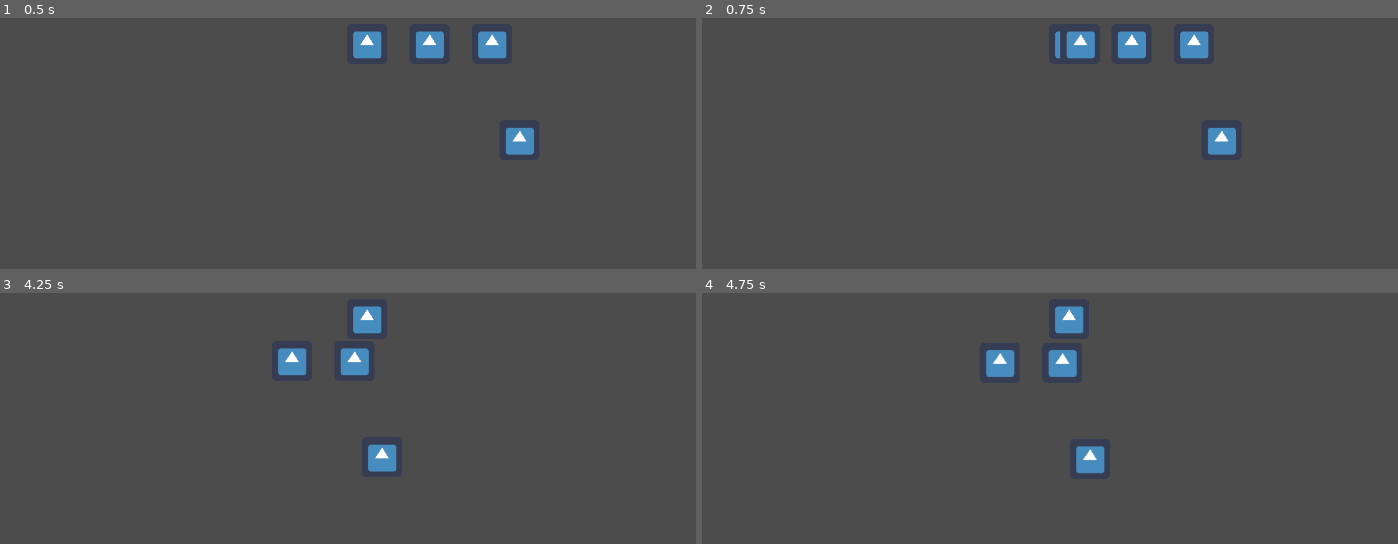
Above: before the commit, frames 1-4 (two rows, left to right).
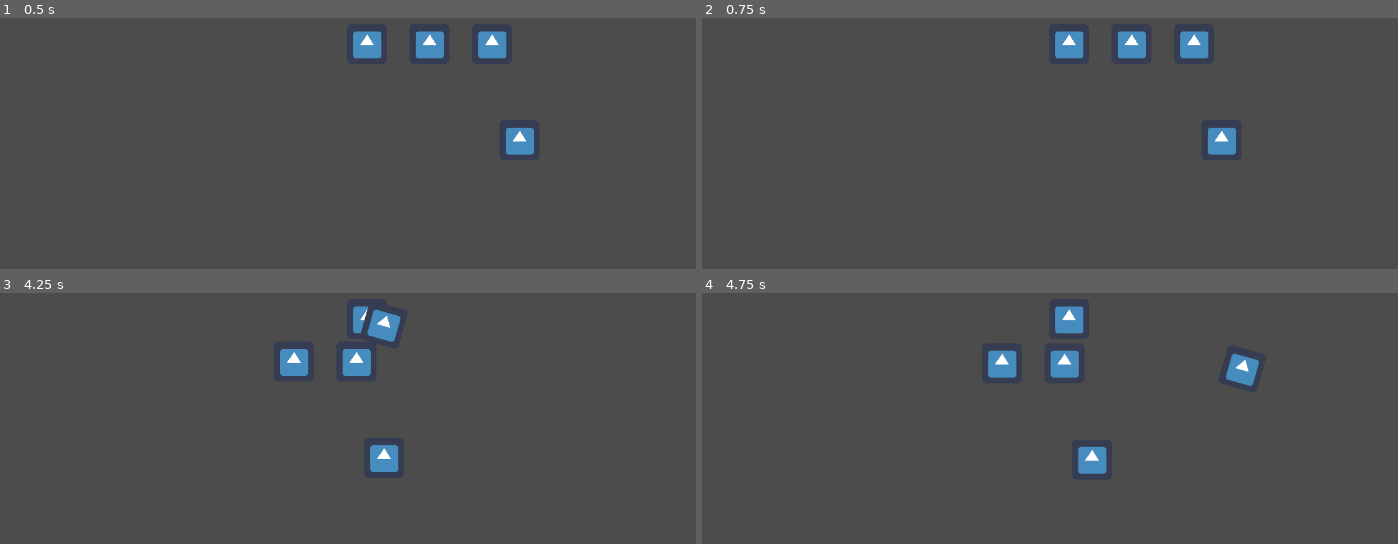
Above: after the commit, the same moments.

Repository: Frostings/skills-demo
Game: Godot game, scene res://Scenes/World.tscn
The game is run twice, just before and just after one commit, with the same random seed, the same clock (stepped at 60 frames per second) and the same inputs. The engine's default icon, where the game draws it, is replaced by a stand-in: a white triangle on a blue panel in a dark square.
Inputs (mouse positions are in pixels of both pictures, inside the frame that each line leads up to):
- Up to frame 1 (0.5 s): no input
- Up to frame 2 (0.75 s): tap Enter at 0.5 s; move the mouse to (1133, 43) at 0.52 s; hold Right mouse button (move_command) from 0.53 s (still down)
- Up to frame 3 (4.25 s): move the mouse to (494, 318) at 1.27 s; release Right mouse button (move_command) at 1.28 s; tap S (stop) at 1.35, 2.85 s; tap Space (reset_camera) at 2, 3.5 s; move the mouse to (outside the picture) at 2.02 s; hold Right mouse button (move_command) 2.03-2.78 s; move the mouse to (327, 408) at 2.77 s; move the mouse to (605, 385) at 3.52 s; hold Right mouse button (move_command) from 3.53 s (still down); tap Q (skill_q) at 4.15 s
- Up to frame 4 (4.75 s): move the mouse to (outside the picture) at 4.27 s; release Right mouse button (move_command) at 4.28 s; tap S (stop) at 4.35 s

Frame 1 is identical in both runs. In frame 2, 0.4% of the frame differs, in the area x 51-57%, y 5-17%; in frame 3, 0.8%; in frame 4, 0.9%, in the area x 40-81%, y 22-73%.
Error after the commit: Trying to assign value of type 'Node2D' to a variable of type 'PhysicsBody2D'. (res://Scenes/Scripts/Effects/SeekingEffect.gd:20)

Commit message:
skillshot

Diff:
--- a/Scenes/Scripts/Effects/DashEffect.gd
+++ b/Scenes/Scripts/Effects/DashEffect.gd
@@ -8,6 +8,7 @@
 
 var dash_tween: Tween
 var _target: PhysicsBody2D
+
 
 func _ready():
 	dash_tween = Tween.new()
--- a/Scenes/Scripts/Effects/Effect.gd
+++ b/Scenes/Scripts/Effects/Effect.gd
@@ -4,11 +4,9 @@
 
 const STEP = 0.001
 
-#export (int, "Dash", "Blink", "AOE", "Buff") var type: int setget , get_type
-
 export (float, 0, 5, 0.01) var delay: float = 0.0 setget set_delay, get_delay
 
-var _actor: Node2D
+var _actor: PhysicsBody2D
 
 enum Type {
 	DASH,
@@ -26,10 +24,6 @@
 	pass
 
 
-#func get_type() -> int:
-#	return type
-
-
 func get_delay() -> float:
 	return delay
 
--- /dev/null
+++ b/Scenes/Scripts/Effects/Shot.gd
@@ -0,0 +1,90 @@
+extends Sprite
+class_name Shot
+
+signal skill_shot_hit
+
+var speed: float setget set_speed, get_speed
+var radius: float setget set_radius, get_radius
+var skill_shot_range: float
+var fixed_range: bool
+
+var actor: PhysicsBody2D setget set_actor, get_actor
+
+var destination: Vector2
+var tween: Tween
+
+onready var area: Area2D = Area2D.new()
+onready var collision_shape_2d: CollisionShape2D = CollisionShape2D.new()
+
+
+func _ready() -> void:
+
+	tween = Tween.new()
+	if tween.connect( "tween_completed", self, "_on_skill_shot_reached" ):
+		print_debug( Utility.ERROR_SIGNAL )
+	add_child( tween )
+
+	look_at( destination )
+
+	# Create the collision bounds
+	collision_shape_2d.shape = CircleShape2D.new()
+	collision_shape_2d.shape.radius = radius
+	area.add_child( collision_shape_2d )
+	add_child(area)
+	if area.connect( "body_entered", self, "_on_body_entered" ):
+		print_debug( Utility.ERROR_SIGNAL )
+
+	# Set the destination
+	var direction: Vector2 = destination - position
+	if !fixed_range and direction.length() <= skill_shot_range:
+		destination = position + direction
+	else:
+		direction = direction.normalized()
+		destination = position + direction * skill_shot_range
+
+	# Create the tween
+	if !tween.interpolate_property( self, "position", position, destination, speed,
+			Tween.TRANS_LINEAR, Tween.EASE_OUT_IN ):
+		print_debug( Utility.ERROR_INTERPOLATE )
+
+	if !tween.start():
+		print_debug( Utility.ERROR_TWEEN_START )
+
+
+func _on_body_entered( _body: PhysicsBody2D ) -> void:
+	if _body == actor: return
+	emit_signal( "skill_shot_hit", get_parent(), actor, _body )
+
+	hide()
+	queue_free()
+
+
+func _on_skill_shot_reached( _actor: KinematicBody2D, _key: NodePath ) -> void:
+	hide()
+	queue_free()
+
+
+
+# Setgetters -------------------------------------- #
+func set_speed( value: float ) -> void:
+	speed = stepify( value, 1 )
+
+
+func get_speed() -> float:
+	return speed
+
+
+func set_radius( value: float ) -> void:
+	radius = stepify( value, 1 )
+
+
+func get_radius() -> float:
+	return radius
+
+
+func set_actor( value: PhysicsBody2D ) -> void:
+	actor = value
+
+
+func get_actor() -> PhysicsBody2D:
+	return actor
--- /dev/null
+++ b/Scenes/Scripts/Effects/SkillShotEffect.gd
@@ -0,0 +1,67 @@
+extends Effect
+class_name SkillShotEffect
+
+
+export (float, 0, 500, 5) var skill_shot_range: float = 100 setget set_skill_shot_range, get_skill_shot_range
+export (float, 0, 5, 0.01) var speed: float setget set_speed, get_speed
+export (float, 0, 500, 1) var radius: float = 50 setget set_radius, get_radius
+export (bool) var fixed_range: bool = true
+
+export ( Texture ) var texture: Texture
+
+var shot_script: Reference = preload("res://Scenes/Scripts/Effects/Shot.gd")
+
+
+func play( _mouse_posn: Vector2, _target: PhysicsBody2D = null ) -> void:
+	_create_shot( _mouse_posn, _target )
+
+
+func _create_shot( _mouse_posn: Vector2, _target: PhysicsBody2D ) -> void:
+	var shot: Sprite = Sprite.new()
+	shot.set_script( shot_script )
+
+	shot.actor = _actor
+	shot.texture = texture
+	shot.destination = _mouse_posn
+	shot.position = global_position
+	shot.speed = speed
+	shot.radius = radius
+	shot.skill_shot_range = skill_shot_range
+	shot.fixed_range = fixed_range
+
+	get_owner().add_child( shot )
+
+	if shot.connect( "skill_shot_hit", self, "on_shot_hit" ):
+		print_debug( Utility.ERROR_SIGNAL )
+
+
+func on_shot_hit( _effect: Effect, _actor: PhysicsBody2D, target: PhysicsBody2D ) -> void:
+	for child in get_children():
+		if child is Effect:
+			child.play( Vector2(), target )
+
+
+
+# Setgetters ------------------------------ #
+func set_radius( value: float ) -> void:
+	radius = stepify( value, 1 )
+
+
+func get_radius() -> float:
+	return radius
+
+
+func set_speed( value: float ) -> void:
+	speed = stepify( value, 0.001 )
+
+
+func get_speed() -> float:
+	return speed
+
+
+func set_skill_shot_range( value: float ) -> void:
+	skill_shot_range = stepify( value, 1 )
+
+
+func get_skill_shot_range() -> float:
+	return skill_shot_range
--- a/Scenes/Scripts/Player.gd
+++ b/Scenes/Scripts/Player.gd
@@ -13,7 +13,10 @@
 var shield_amount: int = 0
 
 onready var BASIC_A: Skill = $BasicAttack
-onready var SKILL_Q = $TargetQueue
+onready var SKILL_Q: Skill = $SkillQ
+onready var SKILL_W: Skill = $SkillW
+onready var SKILL_E: Skill = $SkillE
+
 onready var movement_queued = false
 
 
@@ -35,6 +38,14 @@
 
 	if Input.is_action_just_pressed("skill_q"):
 		if _use_skill( SKILL_Q, hovered_target ):
+			pass
+
+	if Input.is_action_just_pressed("skill_w"):
+		if _use_skill( SKILL_W, hovered_target ):
+			pass
+
+	if Input.is_action_just_pressed("skill_e"):
+		if _use_skill( SKILL_E, hovered_target ):
 			pass
 
 	if queued_target:
--- a/Utility.gd
+++ b/Scenes/Scripts/Utility.gd
@@ -1,7 +1,7 @@
 extends Node
 class_name Utility
 
-const ERROR_SIGNAL: String = "Warning: Signal already connected"
+const ERROR_SIGNAL: String = "Warning: Problem connecting signal"
 const ERROR_NO_NODE: String = "Error: Node not found!"
 const ERROR_INTERPOLATE: String = "Warning: Interpolate property is false"
 const ERROR_TWEEN_START: String = "Warning: Tween failed to start"
--- a/Scenes/World.tscn
+++ b/Scenes/World.tscn
@@ -6,9 +6,11 @@
 [ext_resource path="res://Scenes/Scripts/Skills/TargetQueue.gd" type="Script" id=4]
 [ext_resource path="res://Scenes/Scripts/Effects/DashEffect.gd" type="Script" id=5]
 [ext_resource path="res://Scenes/Scripts/Effects/AOEEffect.gd" type="Script" id=6]
-[ext_resource path="res://Scenes/Player.tscn" type="PackedScene" id=7]
+[ext_resource path="res://Scenes/Scripts/Skills/GroundImmediate.gd" type="Script" id=7]
 [ext_resource path="res://Scenes/Scripts/Skills/BasicAttack.gd" type="Script" id=8]
+[ext_resource path="res://Scenes/Scripts/Effects/SkillShotEffect.gd" type="Script" id=9]
 [ext_resource path="res://Scenes/Scripts/Effects/SeekingEffect.gd" type="Script" id=10]
+[ext_resource path="res://Scenes/Player.tscn" type="PackedScene" id=11]
 
 [sub_resource type="CircleShape2D" id=1]
 radius = 150.0
@@ -38,35 +40,53 @@
 [node name="World" type="Node2D"]
 script = ExtResource( 3 )
 
-[node name="Player" parent="." instance=ExtResource( 7 )]
-
-[node name="TargetQueue" type="Node2D" parent="Player"]
-script = ExtResource( 4 )
-
-[node name="AOEEffect" type="Node2D" parent="Player/TargetQueue"]
-script = ExtResource( 6 )
-
-[node name="Area2D" type="Area2D" parent="Player/TargetQueue/AOEEffect"]
-
-[node name="CollisionShape2D" type="CollisionShape2D" parent="Player/TargetQueue/AOEEffect/Area2D"]
-shape = SubResource( 1 )
-
-[node name="DashEffect" type="Node2D" parent="Player/TargetQueue"]
-script = ExtResource( 5 )
-dash_range = 100.0
-
-[node name="SeekingEffect" type="Node2D" parent="Player/TargetQueue/DashEffect"]
-script = ExtResource( 10 )
-speed = 100.0
-texture = ExtResource( 1 )
+[node name="Player" parent="." instance=ExtResource( 11 )]
 
 [node name="BasicAttack" type="Node2D" parent="Player"]
 script = ExtResource( 8 )
 
 [node name="SeekingEffect" type="Node2D" parent="Player/BasicAttack"]
 script = ExtResource( 10 )
+speed = 1000.0
+texture = ExtResource( 1 )
+
+[node name="SkillQ" type="Node2D" parent="Player"]
+script = ExtResource( 7 )
+
+[node name="SkillShotEffect" type="Node2D" parent="Player/SkillQ"]
+script = ExtResource( 9 )
+skill_shot_range = 500.0
+speed = 1.0
+radius = 10.0
+texture = ExtResource( 1 )
+
+[node name="SkillW" type="Node2D" parent="Player"]
+script = ExtResource( 4 )
+
+[node name="AOEEffect" type="Node2D" parent="Player/SkillW"]
+script = ExtResource( 6 )
+
+[node name="Area2D" type="Area2D" parent="Player/SkillW/AOEEffect"]
+
+[node name="CollisionShape2D" type="CollisionShape2D" parent="Player/SkillW/AOEEffect/Area2D"]
+shape = SubResource( 1 )
+
+[node name="DashEffect" type="Node2D" parent="Player/SkillW"]
+script = ExtResource( 5 )
+dash_range = 100.0
+
+[node name="SeekingEffect" type="Node2D" parent="Player/SkillW/DashEffect"]
+script = ExtResource( 10 )
 speed = 100.0
 texture = ExtResource( 1 )
+
+[node name="SkillE" type="Node2D" parent="Player"]
+script = ExtResource( 7 )
+
+[node name="DashEffect" type="Node2D" parent="Player/SkillE"]
+script = ExtResource( 5 )
+dash_range = 100.0
+speed = 0.1
 
 [node name="Wall" type="AnimatedSprite" parent="."]
 position = Vector2( 244.069, 153.95 )
--- a/project.godot
+++ b/project.godot
@@ -59,10 +59,20 @@
 "language": "GDScript",
 "path": "res://Scenes/Scripts/Effects/ShieldEffect.gd"
 }, {
+"base": "Sprite",
+"class": "Shot",
+"language": "GDScript",
+"path": "res://Scenes/Scripts/Effects/Shot.gd"
+}, {
 "base": "Node2D",
 "class": "Skill",
 "language": "GDScript",
 "path": "res://Scenes/Scripts/Skills/Skill.gd"
+}, {
+"base": "Effect",
+"class": "SkillShotEffect",
+"language": "GDScript",
+"path": "res://Scenes/Scripts/Effects/SkillShotEffect.gd"
 }, {
 "base": "Skill",
 "class": "TargetQueue",
@@ -72,7 +82,7 @@
 "base": "Node",
 "class": "Utility",
 "language": "GDScript",
-"path": "res://Utility.gd"
+"path": "res://Scenes/Scripts/Utility.gd"
 } ]
 _global_script_class_icons={
 "AOEEffect": "",
@@ -85,7 +95,9 @@
 "Seeker": "",
 "SeekingEffect": "",
 "ShieldEffect": "",
+"Shot": "",
 "Skill": "res://Assets/CustomIcons/Skill.png",
+"SkillShotEffect": "",
 "TargetQueue": "res://Assets/CustomIcons/TargetQueue.png",
 "Utility": ""
 }
@@ -129,6 +141,16 @@
 "events": [ Object(InputEventKey,"resource_local_to_scene":false,"resource_name":"","device":0,"alt":false,"shift":false,"control":false,"meta":false,"command":false,"pressed":false,"scancode":83,"unicode":0,"echo":false,"script":null)
  ]
 }
+skill_w={
+"deadzone": 0.5,
+"events": [ Object(InputEventKey,"resource_local_to_scene":false,"resource_name":"","device":0,"alt":false,"shift":false,"control":false,"meta":false,"command":false,"pressed":false,"scancode":87,"unicode":0,"echo":false,"script":null)
+ ]
+}
+skill_e={
+"deadzone": 0.5,
+"events": [ Object(InputEventKey,"resource_local_to_scene":false,"resource_name":"","device":0,"alt":false,"shift":false,"control":false,"meta":false,"command":false,"pressed":false,"scancode":69,"unicode":0,"echo":false,"script":null)
+ ]
+}
 
 [layer_names]
 
Not shown: 1 places in Scenes/World.tscn that only renumber resources
